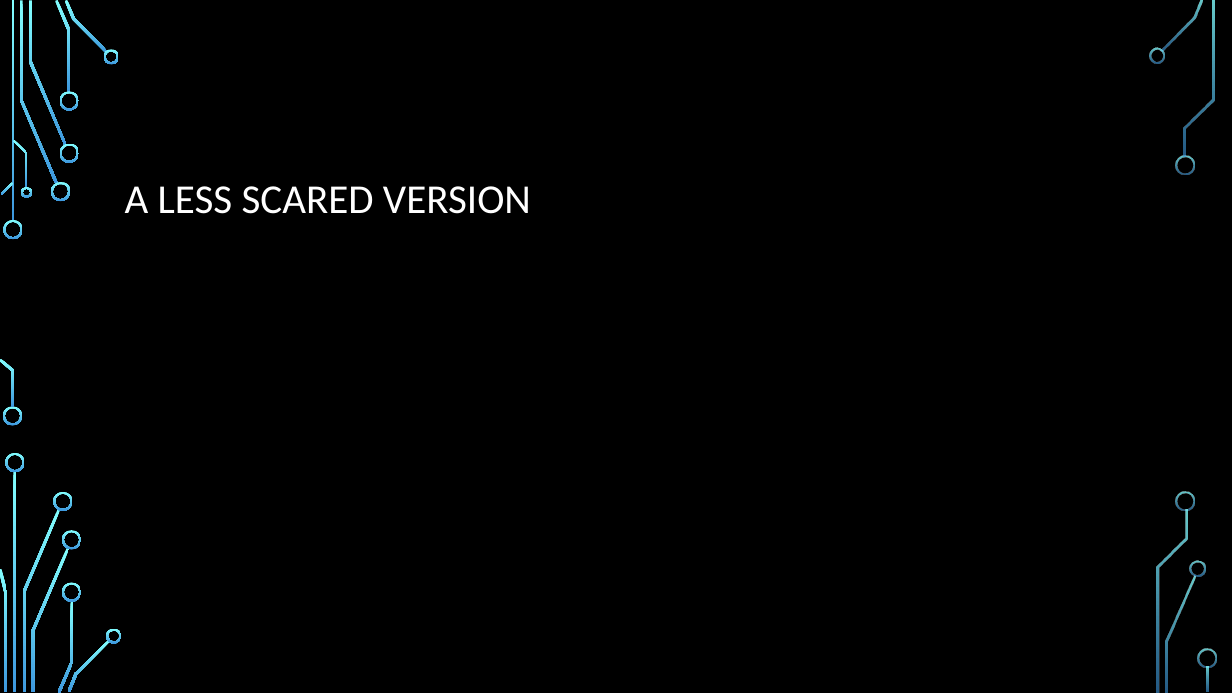
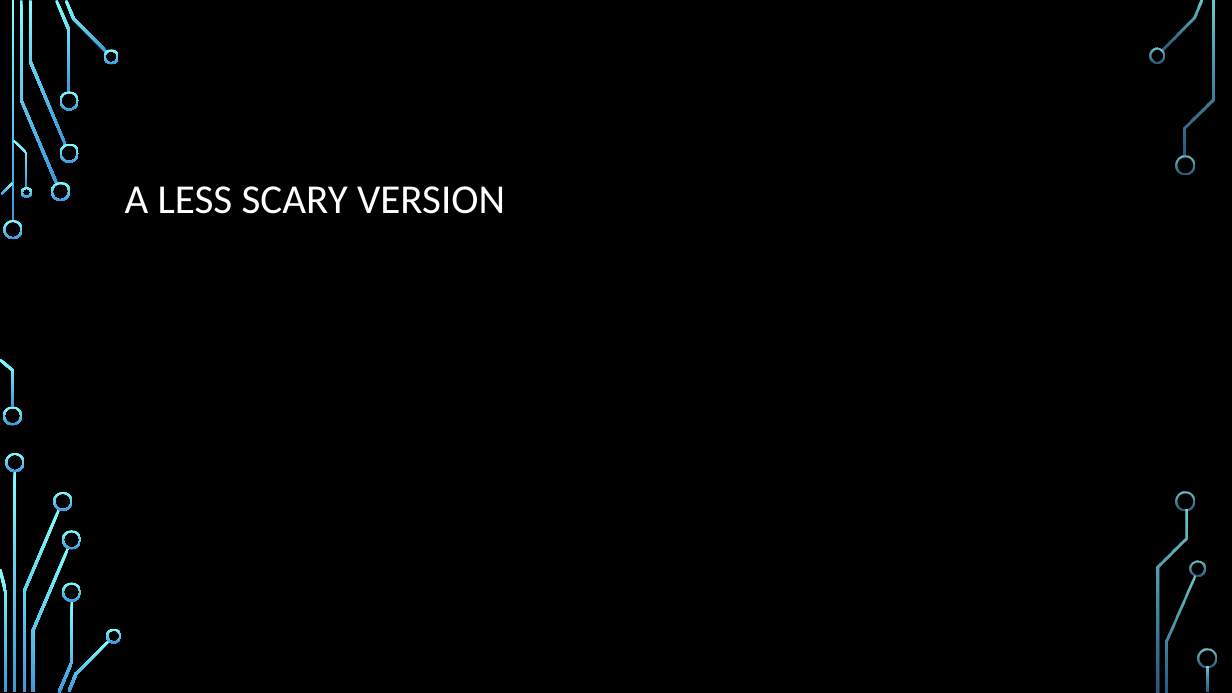
Before and after one commit to fsprojects/FSharp.Data.SqlClient, a slide deck: slide 5 of presentations/NYC F# UG. 2014-08-26.pptx. Drawn at 1232x693 pixels with LibreOffice and Linux fonts; fonts in the diff are those of the drawing; background and template pictures are left out. Boxes give left, top, right and bottom in pixels: in the first picture for what was removed or moved away, otherwise in the second. Text is boxed around its words. In the diff, an @@ line names an element or a change of style, - is before the commit and + after.

Commit message:
Presentation updated

```diff
--- a/presentations/NYC F# UG. 2014-08-26.pptx
+++ b/presentations/NYC F# UG. 2014-08-26.pptx
@@ title at box(125, 186, 505, 214): text changed @@
-A LESS SCARED VERSION
+A LESS SCARY VERSION
```
Also in this commit, not shown: 1 other slide changed, 2 slides added, 2 other files.
